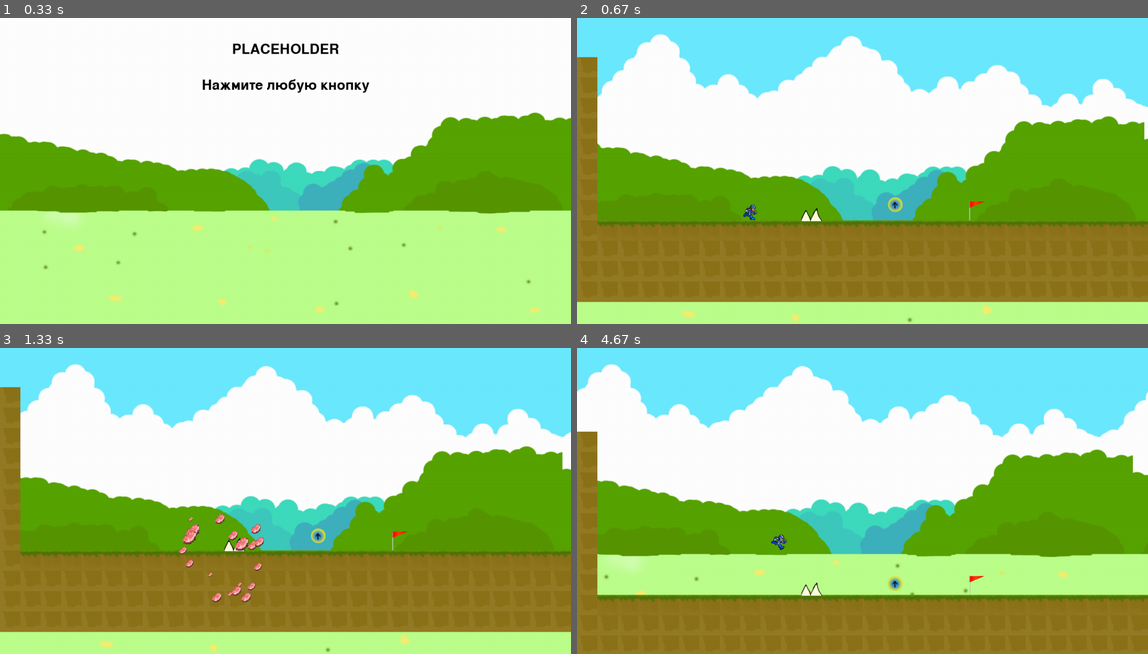
Above: before the commit, frames 1-4 (two rows, left to right).
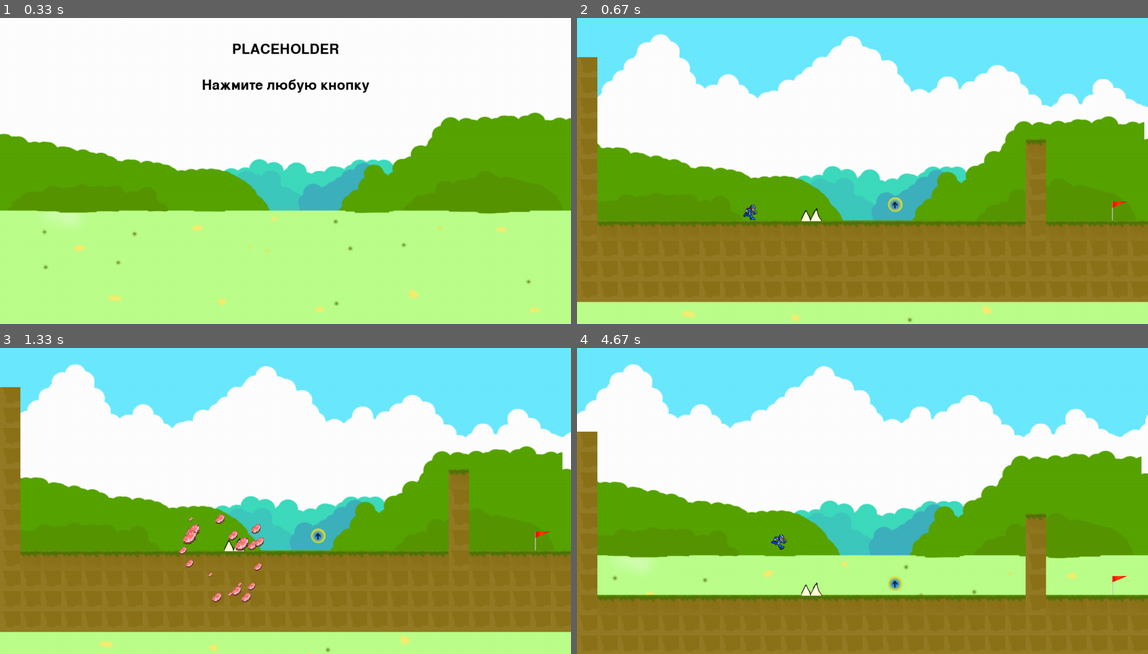
Above: after the commit, the same moments.

Repository: ArtemST2006/pygame-project
Game: pygame game, started from testyurself.py
The game is run twice, just before and just after one commit, with the same random seed, the same clock (stepped at 60 frames per second) and the same inputs.
Inputs:
- Up to frame 1 (0.33 s): no input
- Up to frame 2 (0.67 s): hold Right from 0.33 s (still down)
- Up to frame 3 (1.33 s): release Right at 0.8 s; hold Right 0.83-1.3 s
- Up to frame 4 (4.67 s): hold Left 2.23-2.63 s; tap Space at 2.3, 2.6, 2.73, 3.03, 3.4, 3.7, 3.9, 4.2, 4.4 s; hold Right 2.67-3.3 s; hold Left 3.33-3.8 s; hold Right 3.83-4.3 s; hold Right from 4.33 s (still down)

Frame 1 is identical in both runs. In frame 2, 1.1% of the frame differs, in the area x 68-97%, y 39-69%; in frame 3, 1.1%; in frame 4, 8.9%, in the area x 0-100%, y 5-83%.

Commit message:
работающая камера

Diff:
--- a/data/test_map.txt
+++ b/data/test_map.txt
@@ -2,10 +2,10 @@
 #                            #
 #                            #
 #                            #
-#                            #
-#                            #
-#     @                      #
-#          *   5   +         #
+#                     #      #
+#                     #      #
+#     @               #      #
+#          *   5      #   +  #
 ##############################
 ##############################
 ##############################
--- a/testyurself.py
+++ b/testyurself.py
@@ -313,7 +313,7 @@
     def camera(self, dx):
         global left_border, right_border
         left_border += dx
-        right_border += dx
+        right_border -= dx
 
         if left_border <= 700 or right_border <= 700:
             self.camera_fixed = False
@@ -667,9 +667,17 @@
                 gain_big_jump = pygame.sprite.Group()
                 try:
                     player, level_x, level_y, weight_map, = generate_level(load_level(LEVELS[current_level_index]))
+
                 except IndexError:
                     current_level_index -= 1
                     player, level_x, level_y, weight_map, = generate_level(load_level(LEVELS[current_level_index]))
+                fon_1 = load_image('fon-1.png')
+                fon_2 = load_image('fon-2.png')
+                background_animation = 0
+                background_animation_pole_x = 0
+                background_animation_pole_y = 0
+                left_border = player.rect.x
+                right_border = weight_map * 50 - player.rect.x - 50
 
                 count = 0
                 game = True
